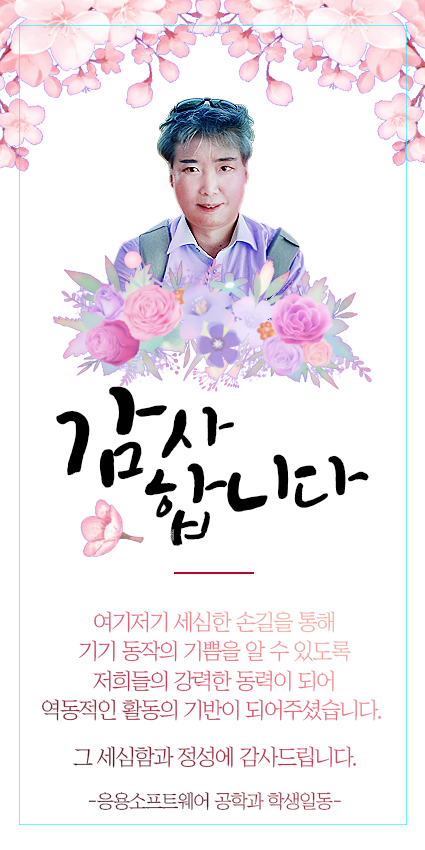
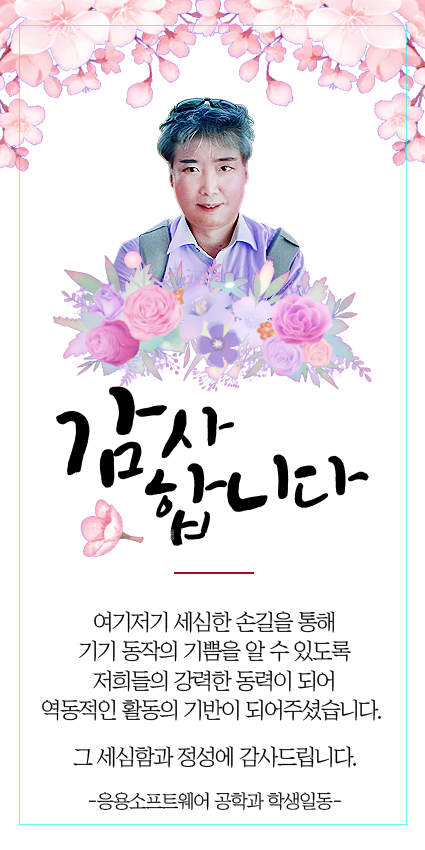
The second w=425, h=850 image is a revision of the first. Changes to its layers:
pixels changed over [42, 386, 381, 811] (layer not identified)
